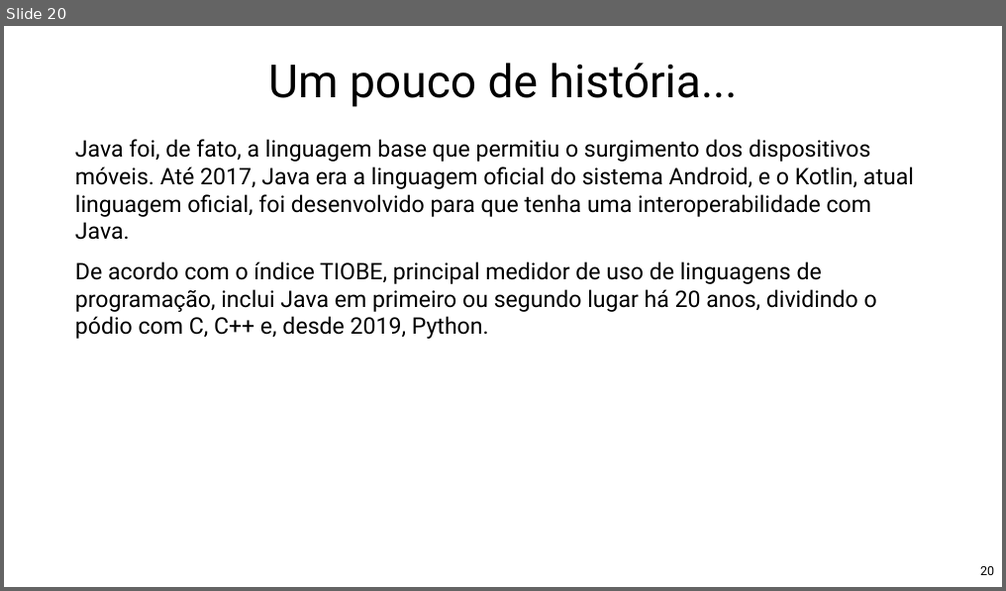
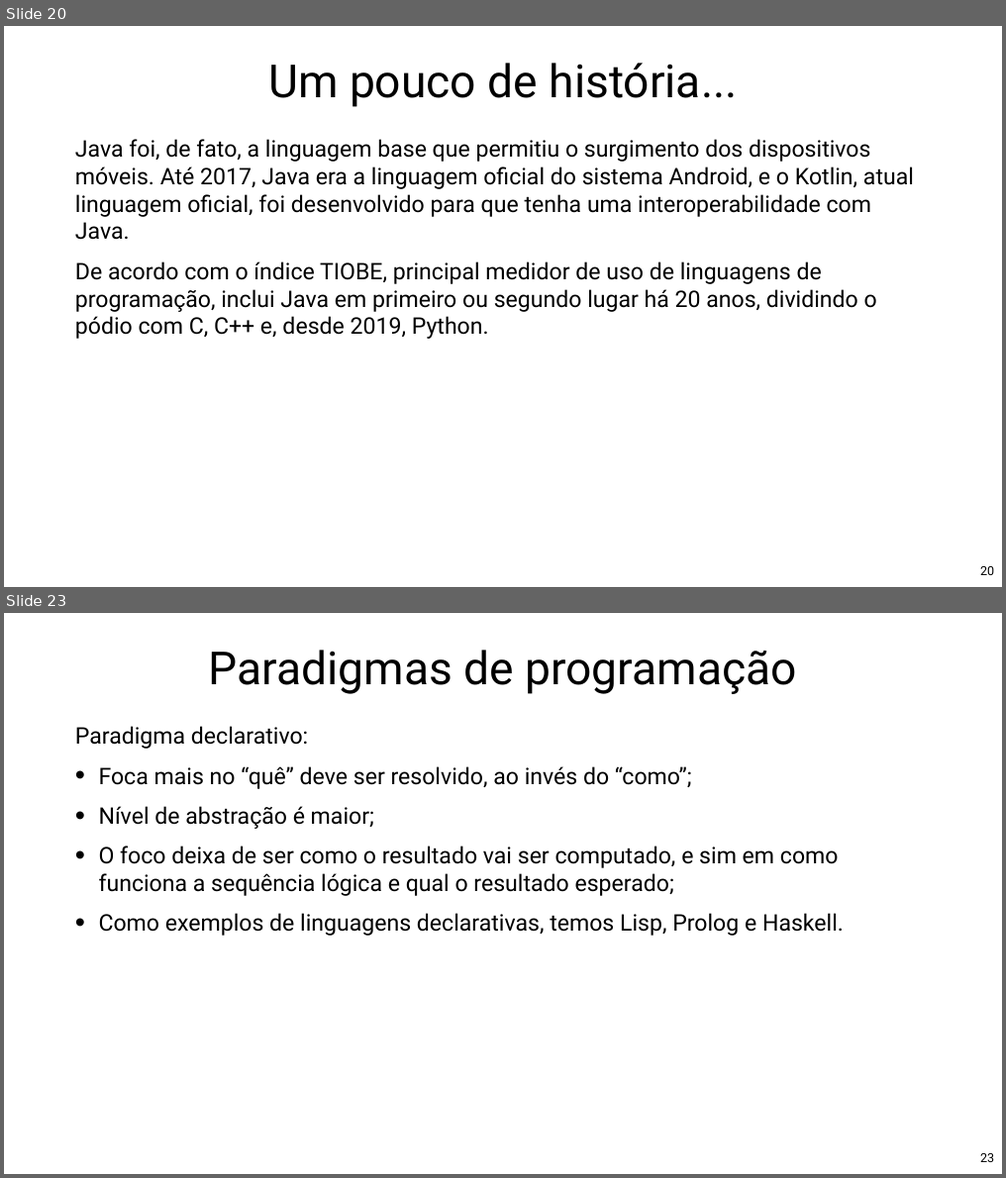
Before and after one commit to Pedrorocha13/2021.1-progoo, a slide deck: materiais/slides.pptx. Shown one above the other, each under a label of ours: slide 20 before the commit, slides 20 and 23 after it; the slides between them are not shown. The pictures are 1006x591 and 1006x1178 pixels, drawn with LibreOffice and Linux fonts; fonts in the diff are those of the drawing; background and template pictures are left out. Boxes give left, top, right and bottom in pixels: in the first picture for what was removed or moved away, otherwise in the second. Text is boxed around its words. In the diff, an @@ line names an element or a change of style, - is before the commit and + after.

```diff
--- a/materiais/slides.pptx
+++ b/materiais/slides.pptx
@@ slide 23 added at <box>4,613,1002,1174</box>, background picture (left out) @@
@@ title added at <box>209,650,796,694</box>, 88 pt, text #000000 @@
+Paradigmas de programação
@@ text added at <box>75,726,844,936</box>, 44 pt, text #000000 @@
+Paradigma declarativo:
+• Foca mais no “quê” deve ser resolvido, ao invés do “como”;
+• Nível de abstração é maior;
+• O foco deixa de ser como o resultado vai ser computado, e sim em como funciona a sequência lógica e qual o resultado esperado;
+• Como exemplos de linguagens declarativas, temos Lisp, Prolog e Haskell.
@@ page number added at <box>980,1154,994,1162</box>, 24 pt, text #000000 @@
+23
```
Also in this commit, not shown: 1 slide changed, 5 other slides added, 9 other files.
